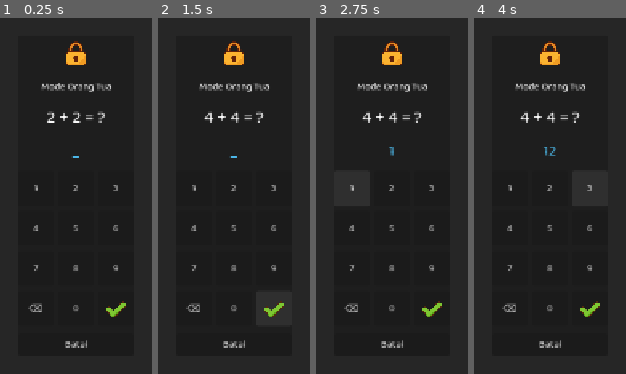
Above: before the commit, frames 1-4 (left to right).
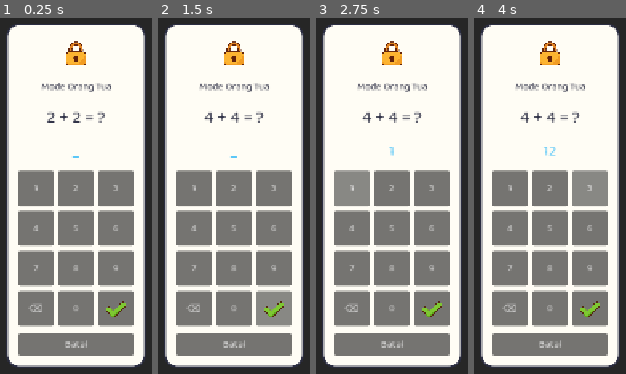
Above: after the commit, the same moments.

Repository: ptnusavisionmedia/game-balita
Game: Godot game, scene res://core/scenes/ParentalGateDialog.tscn
Two runs of this game, one before a commit and one after it. Both use one fixed random seed, a clock stepped at 60 frames per second and the inputs below. This scene is started directly instead of the project's main scene.
Inputs (mouse positions are in pixels of both pictures, inside the frame that each line leads up to):
- Up to frame 1 (0.25 s): no input
- Up to frame 2 (1.5 s): click (273, 309) at 0.5 s; click (273, 309) at 1.25 s
- Up to frame 3 (2.75 s): click "1" at 2 s
- Up to frame 4 (4 s): click "2" at 2.75 s; click "3" at 3.5 s

The runs differ from the first frame. In frame 1, 87% of the frame differs, in the area x 3-97%, y 1-99%; in frame 2, 87%; in frame 3, 87%; in frame 4, 87%.

Commit message:
fix: background panel ParentalGateDialog transparan (teks bocor)
PanelContainer tanpa stylebox eksplisit pakai panel tema default Godot
yang nyaris transparan — teks/tombol Home di belakang bocor tembus.
Dikasih StyleBoxFlat solid (krem + border) + warna teks eksplisit.

docs: tambah docs/STYLE_GUIDE_GUI_HUD.md — audit HUD/GUI profesional,
sistem ukuran tombol/ikon/panel konsisten, panduan animasi (mana cukup
Tween, mana butuh aset), dan prompt siap-pakai kategori baru (pill
aksi generik, ikon bulat kosong, ikon nav back/close/next/info,
progress dot non-numerik) untuk digenerate lewat ChatGPT.

Co-Authored-By: Claude Sonnet 5 <noreply@anthropic.com>

Diff:
--- a/core/scripts/parental_gate_dialog.gd
+++ b/core/scripts/parental_gate_dialog.gd
@@ -43,6 +43,18 @@
 	add_child(center)
 
 	var card := PanelContainer.new()
+	# Fix bug 2026-11-22 (dilaporkan user, screenshot): `PanelContainer`
+	# tanpa stylebox eksplisit pakai panel tema default Godot yang nyaris
+	# transparan — teks/tombol Home di belakang bocor tembus, bikin
+	# dialog susah dibaca. Kasih background solid + border eksplisit,
+	# sama pola kartu di scenes/parent_guide.gd.
+	var card_style := StyleBoxFlat.new()
+	card_style.bg_color = AppColors.CREAM
+	card_style.border_color = AppColors.INK
+	card_style.set_border_width_all(3)
+	card_style.set_corner_radius_all(20)
+	card_style.set_content_margin_all(20)
+	card.add_theme_stylebox_override("panel", card_style)
 	center.add_child(card)
 
 	var vbox := VBoxContainer.new()
@@ -67,11 +79,13 @@
 	var title := Label.new()
 	title.text = "Mode Orang Tua"
 	title.horizontal_alignment = HORIZONTAL_ALIGNMENT_CENTER
+	title.add_theme_color_override("font_color", AppColors.INK)
 	vbox.add_child(title)
 
 	_question_label = Label.new()
 	_question_label.horizontal_alignment = HORIZONTAL_ALIGNMENT_CENTER
 	_question_label.add_theme_font_size_override("font_size", 28)
+	_question_label.add_theme_color_override("font_color", AppColors.INK)
 	vbox.add_child(_question_label)
 
 	_answer_label = Label.new()
Not shown, added: docs/STYLE_GUIDE_GUI_HUD.md
Not shown, changed: obsidian-vault/Decisions Log.md
